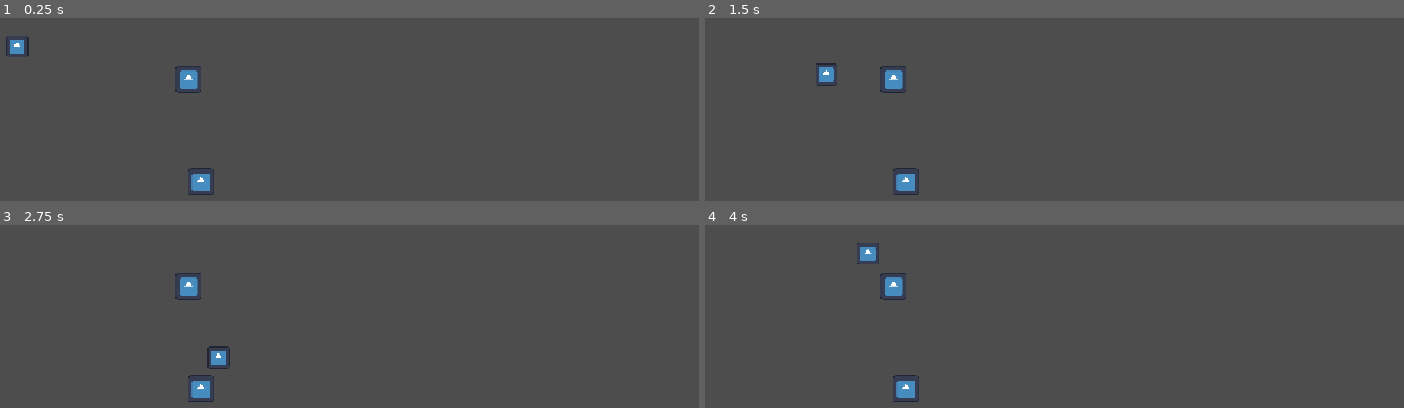
Above: before the commit, frames 1-4 (two rows, left to right).
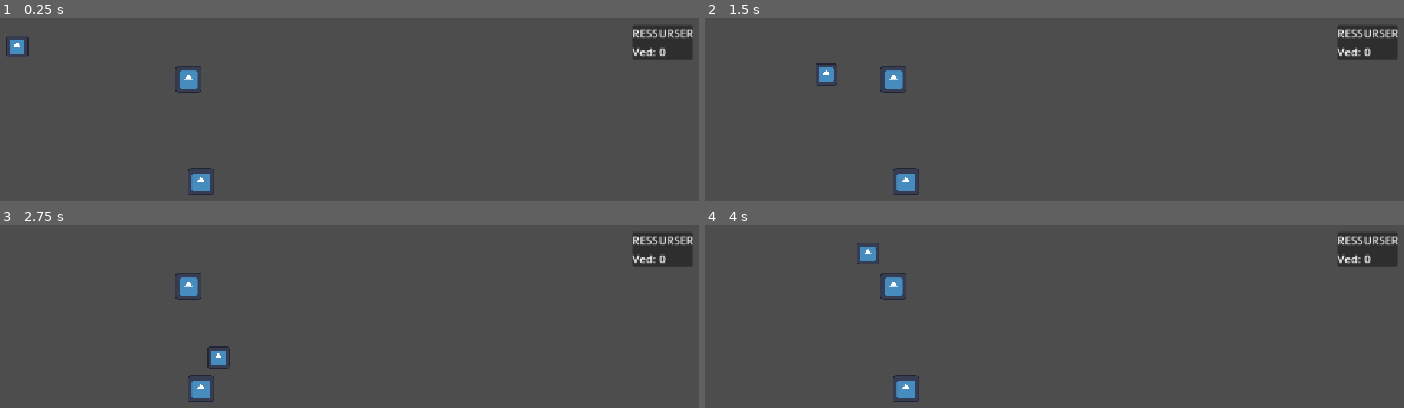
Above: after the commit, the same moments.

Repository: JayPeeJP/Nordgard
Game: Godot game, scene res://scenes/world/farm.tscn
The game is run twice, just before and just after one commit, with the same random seed, the same clock (stepped at 60 frames per second) and the same inputs. The project has no main scene, so this scene is started directly. The engine's default icon, where the game draws it, is replaced by a stand-in: a white triangle on a blue panel in a dark square.
Inputs:
- Up to frame 1 (0.25 s): no input
- Up to frame 2 (1.5 s): tap Enter at 0.5 s; hold D (move_right) 0.53-1.28 s; hold E (interact) 0.53-1.28 s; hold S (move_down) from 1.28 s (still down); tap E (interact) at 1.35 s
- Up to frame 3 (2.75 s): release S (move_down) at 2.03 s; hold D (move_right) from 2.03 s (still down); hold E (interact) from 2.03 s (still down)
- Up to frame 4 (4 s): release D (move_right) at 2.78 s; release E (interact) at 2.78 s; hold W (move_up) 2.78-3.53 s; tap E (interact) at 2.85 s; hold A (move_left) from 3.53 s (still down); hold E (interact) from 3.53 s (still down)

The runs differ from the first frame. In frame 1, 1.3% of the frame differs, in the area x 90-100%, y 4-23%; in frame 2, 1.3%; in frame 3, 1.3%; in frame 4, 1.3%.

Commit message:
feat: add inventory system and resource HUD

Diff:
--- /dev/null
+++ b/autoload/inventory.gd
@@ -0,0 +1,38 @@
+extends Node
+
+signal inventory_changed
+
+var items: Dictionary = {}
+
+
+func add_item(item_id: String, amount: int = 1) -> void:
+	if items.has(item_id):
+		items[item_id] += amount
+	else:
+		items[item_id] = amount
+
+	inventory_changed.emit()
+
+	print("Added ", amount, " ", item_id)
+	print("Inventory: ", items)
+
+
+func get_amount(item_id: String) -> int:
+	return items.get(item_id, 0)
+
+
+func has_item(item_id: String, amount: int = 1) -> bool:
+	return get_amount(item_id) >= amount
+
+
+func remove_item(item_id: String, amount: int = 1) -> bool:
+	if not has_item(item_id, amount):
+		return false
+
+	items[item_id] -= amount
+
+	if items[item_id] <= 0:
+		items.erase(item_id)
+
+	inventory_changed.emit()
+	return true
--- a/project.godot
+++ b/project.godot
@@ -13,6 +13,10 @@
 config/name="Nordgard"
 config/features=PackedStringArray("4.7", "Forward Plus")
 config/icon="res://icon.svg"
+
+[autoload]
+
+Inventory="*uid://r62jvomg8pxr"
 
 [display]
 
--- /dev/null
+++ b/scenes/ui/hud.tscn
@@ -0,0 +1,31 @@
+[gd_scene format=3 uid="uid://b2h25me20dyjl"]
+
+[ext_resource type="Script" uid="uid://b0mvhdfdp2lf7" path="res://scripts/ui/hud.gd" id="1_0mwgc"]
+
+[node name="HUD" type="Control" unique_id=1761938174]
+layout_mode = 3
+anchors_preset = 15
+anchor_right = 1.0
+anchor_bottom = 1.0
+grow_horizontal = 2
+grow_vertical = 2
+script = ExtResource("1_0mwgc")
+
+[node name="InventoryPanel" type="PanelContainer" parent="." unique_id=1312424061]
+layout_mode = 0
+offset_right = 40.0
+offset_bottom = 40.0
+
+[node name="MarginContainer" type="MarginContainer" parent="InventoryPanel" unique_id=1075618449]
+layout_mode = 2
+
+[node name="VBoxContainer" type="VBoxContainer" parent="InventoryPanel/MarginContainer" unique_id=1745224615]
+layout_mode = 2
+
+[node name="TitleLabel" type="Label" parent="InventoryPanel/MarginContainer/VBoxContainer" unique_id=1300849104]
+layout_mode = 2
+text = "RESSURSER"
+
+[node name="WoodLabel" type="Label" parent="InventoryPanel/MarginContainer/VBoxContainer" unique_id=1239624205]
+layout_mode = 2
+text = "Ved: 0"
--- a/scenes/world/farm.tscn
+++ b/scenes/world/farm.tscn
@@ -4,6 +4,7 @@
 [ext_resource type="Texture2D" uid="uid://beoxusl8peisn" path="res://icon.svg" id="2_hek10"]
 [ext_resource type="Script" uid="uid://chbc8hs4qh21w" path="res://scripts/player/player.gd" id="2_hfo5h"]
 [ext_resource type="PackedScene" uid="uid://biqbysyrmeero" path="res://scenes/objects/tree.tscn" id="4_hfo5h"]
+[ext_resource type="PackedScene" uid="uid://b2h25me20dyjl" path="res://scenes/ui/hud.tscn" id="5_52ivh"]
 
 [sub_resource type="CapsuleShape2D" id="CapsuleShape2D_eyky5"]
 radius = 15.0
@@ -28,3 +29,9 @@
 
 [node name="Tree2" parent="." unique_id=1334942613 instance=ExtResource("4_hfo5h")]
 position = Vector2(327, 252)
+
+[node name="HUD" parent="." unique_id=1761938174 instance=ExtResource("5_52ivh")]
+offset_left = 948.0
+offset_top = 26.0
+offset_right = 948.0
+offset_bottom = 26.0
--- a/scripts/objects/tree.gd
+++ b/scripts/objects/tree.gd
@@ -1,6 +1,7 @@
 extends StaticBody2D
 
 @export var health: int = 3
+@export var wood_amount: int = 5
 
 
 func take_hit() -> void:
@@ -12,5 +13,7 @@
 
 
 func chop_down() -> void:
+	Inventory.add_item("wood", wood_amount)
+
 	print("Tree chopped down!")
 	queue_free()
--- /dev/null
+++ b/scripts/ui/hud.gd
@@ -0,0 +1,17 @@
+extends Control
+
+@onready var wood_label: Label = $InventoryPanel/MarginContainer/VBoxContainer/WoodLabel
+
+
+func _ready() -> void:
+	print("HUD READY")
+	print("Wood at start: ", Inventory.get_amount("wood"))
+
+	Inventory.inventory_changed.connect(update_inventory)
+	update_inventory()
+
+
+func update_inventory() -> void:
+	var wood := Inventory.get_amount("wood")
+	print("HUD UPDATE - Wood: ", wood)
+	wood_label.text = "Ved: " + str(wood)
Not shown, added: autoload/inventory.gd.uid
Not shown, added: scripts/ui/hud.gd.uid
